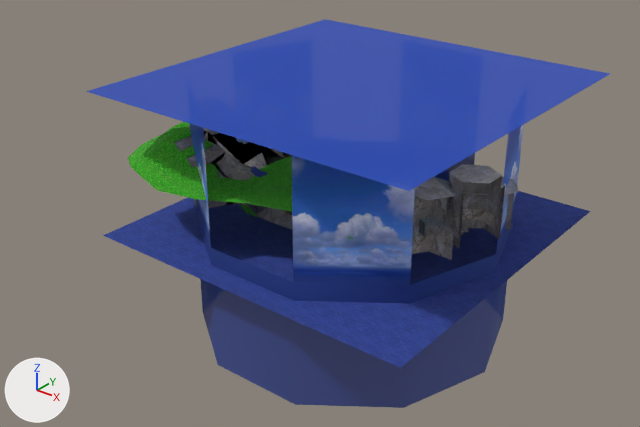
What one commit did to the glTF model assets/models/chao-garden-3.glb.
Camera for both pictures: a 50 mm camera at (264.2, -233.0, 128.7) aimed at (101.4, -29.5, 2.6). Every picture has the same lights, and +X, +Y and +Z are marked at lower left. The first picture is the older version. Where no turn or scale is listed for an object, it has been applied to the vertices. Vertices at exactly the same position are counted once.
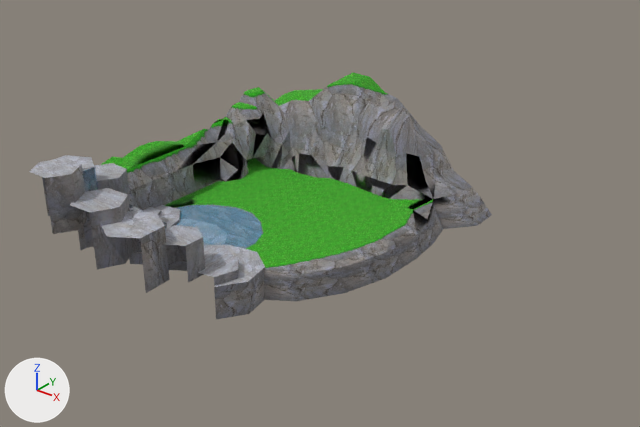
Diff of the bpy script that builds the scene:
```diff
--- a/assets/models/chao-garden-3.glb.py
+++ b/assets/models/chao-garden-3.glb.py
@@ me_object_0 @@
 # used by ob_chao_island; location = (103.1, -15.3, 10.7); scale = (60.1, 60.1, 60.1)
-me_object_0.from_pydata(...)  # 646 vertices, 919 faces; spans x -1.0..1.0, y -0.86..0.86, z -0.35..0.35
+me_object_0.from_pydata(...)  # 651 vertices, 937 faces; spans x -0.65..0.65, y -1.0..1.0, z -0.3..0.3
+# me_object_0 part 1: the loose piece of 11 vertices spanning x 0.79..1.0, y -0.37..-0.13, z 0.07..0.35 is turned -90 degrees about the z axis through its middle and scaled by 0.862, then moved by (-1.26, -0.66, -0.03)
+# me_object_0 part 2: the loose piece of 12 vertices spanning x 0.1..0.43, y -0.29..0.19, z -0.18 is turned -90 degrees about the z axis through its middle and scaled by 0.862, then moved by (-0.46, -0.32, 0.03)
+# me_object_0 part 3: the loose piece of 9 vertices spanning x 0.21..0.43, y -0.46..-0.28, z -0.18..-0.15 is turned -90 degrees about the z axis through its middle and scaled by 0.862, then moved by (-0.78, -0.04, 0.02)
+# me_object_0 part 4: the loose piece of 10 vertices spanning x 0.11..0.38, y -0.44..-0.15, z -0.18..-0.17 is turned -90 degrees about the z axis through its middle and scaled by 0.862, then moved by (-0.65, -0.05, 0.02)
+# me_object_0 part 5: the loose piece of 13 vertices spanning x 0.2..0.59, y 0.08..0.53, z -0.35..-0.17 is turned -90 degrees about the z axis through its middle and scaled by 0.862, then moved by (-0.28, -0.79, 0.04)
+# me_object_0 part 6: the loose piece of 10 vertices spanning x 0.63..0.94, y -0.01..0.26, z -0.15..0.14 is turned -90 degrees about the z axis through its middle and scaled by 0.862, then moved by (-0.82, -0.94, 0.0)
+# me_object_0 part 7: the loose piece of 11 vertices spanning x 0.69..0.93, y -0.2..0.07, z -0.09..0.21 is turned -90 degrees about the z axis through its middle and scaled by 0.862, then moved by (-1.01, -0.77, -0.01)
+# me_object_0 part 8: the loose piece of 12 vertices spanning x 0.37..0.61, y 0.23..0.48, z -0.18..-0.13 is turned -90 degrees about the z axis through its middle and scaled by 0.862, then moved by (-0.33, -0.91, 0.02)
+# me_object_0 part 9: the loose piece of 11 vertices spanning x 0.29..0.49, y 0.11..0.33, z -0.18..-0.16 is turned -90 degrees about the z axis through its middle and scaled by 0.862, then moved by (-0.34, -0.69, 0.02)
+# me_object_0 part 10: the loose piece of 11 vertices spanning x 0.47..0.72, y -0.41..-0.07, z -0.18..0.0 is turned -90 degrees about the z axis through its middle and scaled by 0.862, then moved by (-0.95, -0.41, 0.01)
+# me_object_0 part 11: the loose piece of 11 vertices spanning x 0.41..0.62, y -0.52..-0.28, z -0.18..0.17 is turned -90 degrees about the z axis through its middle and scaled by 0.862, then moved by (-1.0, -0.19, 0.0)
+# me_object_0 part 12: the loose piece of 11 vertices spanning x 0.49..0.72, y 0.15..0.35, z -0.15..0.05 is turned -90 degrees about the z axis through its middle and scaled by 0.862, then moved by (-0.54, -0.91, 0.01)
+# me_object_0 part 13: the loose piece of 329 vertices spanning x -1.0..0.56, y -0.86..0.86, z -0.35..0.29 is rebuilt with 334 vertices and now spans x -0.65..0.65, y -0.62..1.0, z -0.3..0.29
+# me_object_0 part 14: a new loose piece of 17 vertices spanning x -0.58..-0.36, y -0.89..-0.66, z -0.11..0.24
+# me_object_0 part 15: the loose piece of 19 vertices spanning x 0.59..0.8, y -0.34..-0.09, z 0.0..0.07 is deleted
+# me_object_0 part 16: the loose piece of 17 vertices spanning x 0.6..0.88, y -0.5..-0.25, z -0.12..0.28 is deleted
+# me_object_0 part 17: 35 vertices removed from x -0.12..0.33, y -0.36..0.3, z -0.18; 11 vertices added at x -0.15..0.12, y -0.74..-0.47, z -0.16..-0.13
+# other edits to the shape of me_object_0 do not show in these pictures
 me_object_0.materials.append(mat_tex_0010_0_dds)
@@ ob_chao_island @@
 ob_chao_island = bpy.data.objects.new('chao_island', me_object_0)
-ob_chao_island.location = (103.1, -15.3, 10.7)
-ob_chao_island.scale = (60.1, 60.1, 60.1)
+ob_chao_island.location = (88.3, -36.7, 10.7)
+ob_chao_island.scale = (69.7, 69.7, 69.7)
@@ ob_object_8 @@
-ob_object_8 = bpy.data.objects.new('Object_8', me_object_6)
@@ ob_object_10 @@
-ob_object_10 = bpy.data.objects.new('Object_10', me_object_8)
```

Location of each change, (x1, y1, x2, y2) in pixels of the pictures (640 x 427 px; the box of a moved part takes in the faces that stretch with it):
'Object_8', deleted (blue): before (86, 19, 610, 408)
'chao_island', reshaped, moved, rescaled: before (127, 122, 519, 260); after (29, 73, 492, 319)
'Object_10', deleted (blue): before (103, 177, 590, 368)
part 1 of me_object_0, moved or reshaped: before (445, 164, 502, 238); after (29, 158, 88, 234)
part 2 of me_object_0, moved or reshaped (not visible before): after (177, 219, 228, 245)
part 3 of me_object_0, moved or reshaped (not visible before): after (143, 207, 161, 216)
part 4 of me_object_0, moved or reshaped (not visible before): after (156, 205, 180, 229)
part 5 of me_object_0, moved or reshaped (not visible before): after (204, 245, 265, 319)
part 6 of me_object_0, moved or reshaped: before (460, 176, 519, 239); after (102, 211, 169, 293)
part 7 of me_object_0, moved or reshaped: before (453, 183, 505, 249); after (70, 188, 132, 269)
part 8 of me_object_0, moved or reshaped (not visible before): after (198, 251, 239, 286)
part 9 of me_object_0, moved or reshaped (not visible before): after (204, 248, 232, 255)
part 10 of me_object_0, moved or reshaped (not visible before): after (129, 204, 143, 212)
part 11 of me_object_0, moved or reshaped (not visible before): after (94, 163, 130, 204)
part 12 of me_object_0, moved or reshaped (not visible before): after (165, 225, 205, 283)
part 13 of me_object_0, rebuilt: before (127, 122, 435, 239); after (101, 73, 492, 301)
part 14 of me_object_0, added: after (53, 155, 97, 250)
part 15 of me_object_0, deleted: before (419, 217, 446, 237)
part 16 of me_object_0, deleted: before (412, 177, 456, 260)
part 17 of me_object_0, built on (mostly hidden): after (168, 254, 205, 271)
